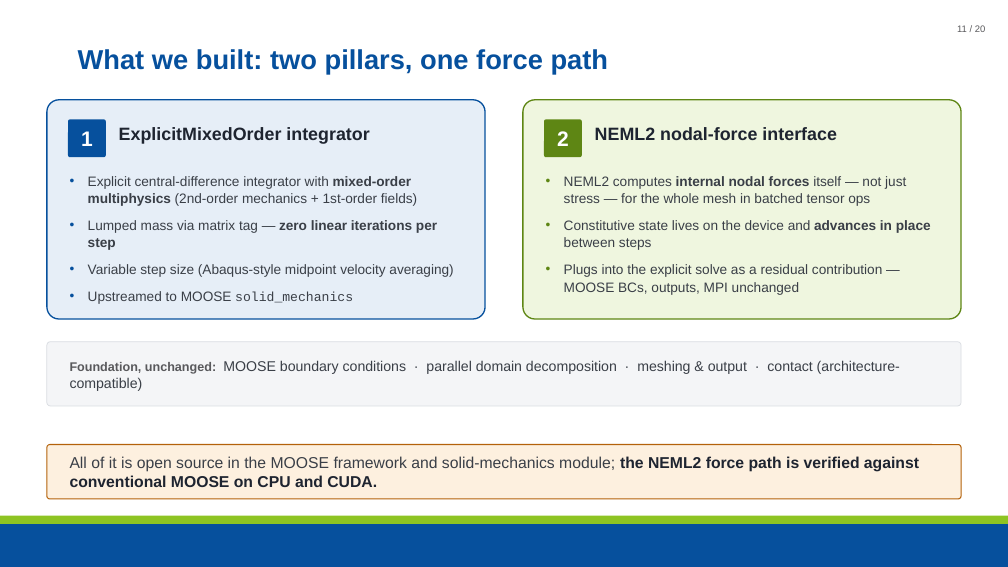
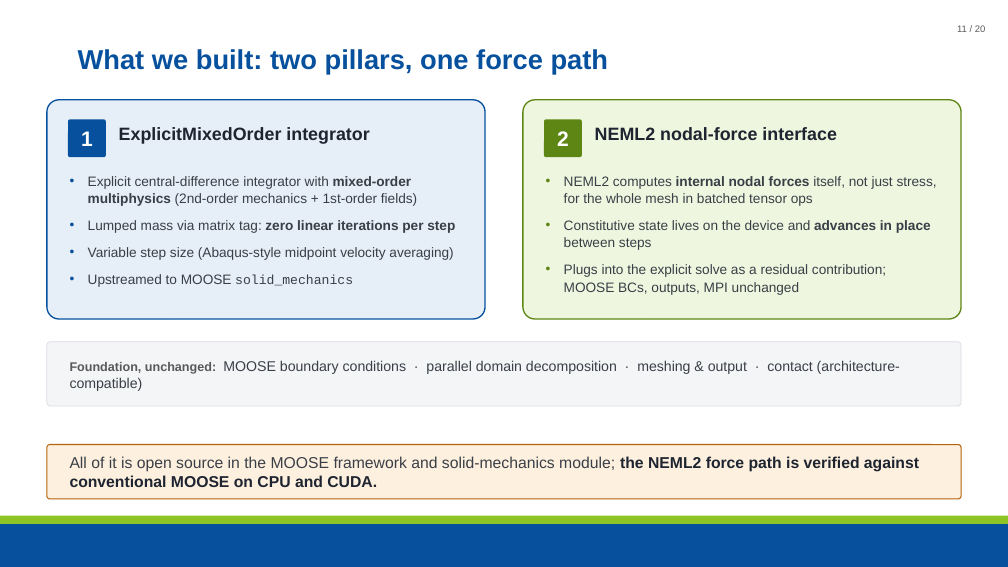
Before and after one commit to maxnezdyur/marlin, a slide deck: slide 11 of examples/impact/slide_assets/WCCM_NEML2_explicit_dynamics_v2.pptx. Drawn at 1008x567 pixels with LibreOffice and Linux fonts; fonts in the diff are those of the drawing; background and template pictures are left out. Boxes give left, top, right and bottom in pixels: in the first picture for what was removed or moved away, otherwise in the second. Text is boxed around its words. In the diff, an @@ line names an element or a change of style, - is before the commit and + after.

```diff
--- a/examples/impact/slide_assets/WCCM_NEML2_explicit_dynamics_v2.pptx
+++ b/examples/impact/slide_assets/WCCM_NEML2_explicit_dynamics_v2.pptx
@@ text at (x1=564, y1=176, x2=937, y2=206): text changed @@
-• NEML2 computes internal nodal forces itself — not just stress — for the whole mesh in batched tensor ops
+• NEML2 computes internal nodal forces itself, not just stress, for the whole mesh in batched tensor ops
@@ text at (x1=88, y1=220, x2=455, y2=233): text changed @@
-• Lumped mass via matrix tag — zero linear iterations per step
+• Lumped mass via matrix tag: zero linear iterations per step
@@ text at (x1=564, y1=264, x2=886, y2=295): text changed @@
-• Plugs into the explicit solve as a residual contribution — MOOSE BCs, outputs, MPI unchanged
+• Plugs into the explicit solve as a residual contribution; MOOSE BCs, outputs, MPI unchanged
```
Also in this commit, not shown: 17 other slides changed, 1 other file.
